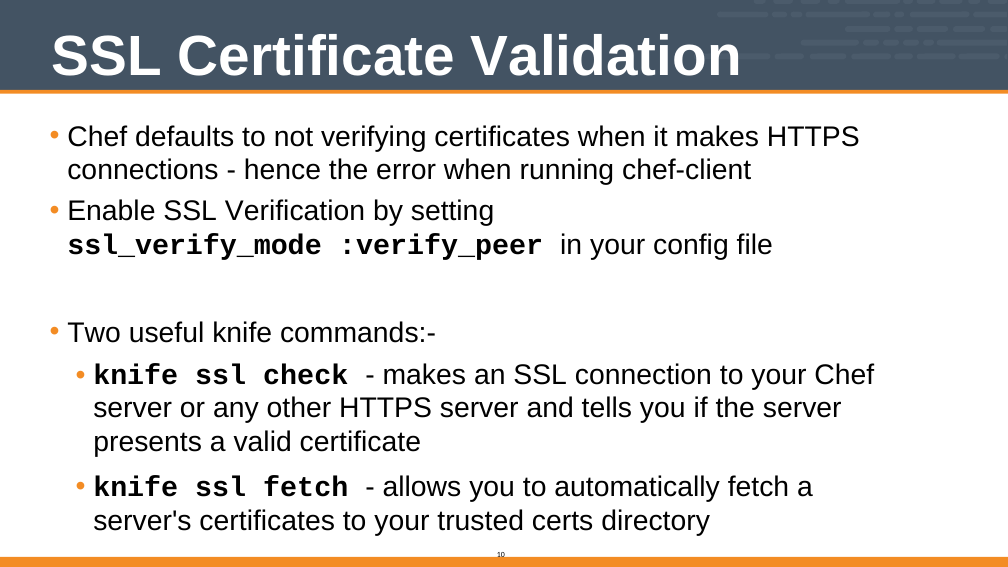
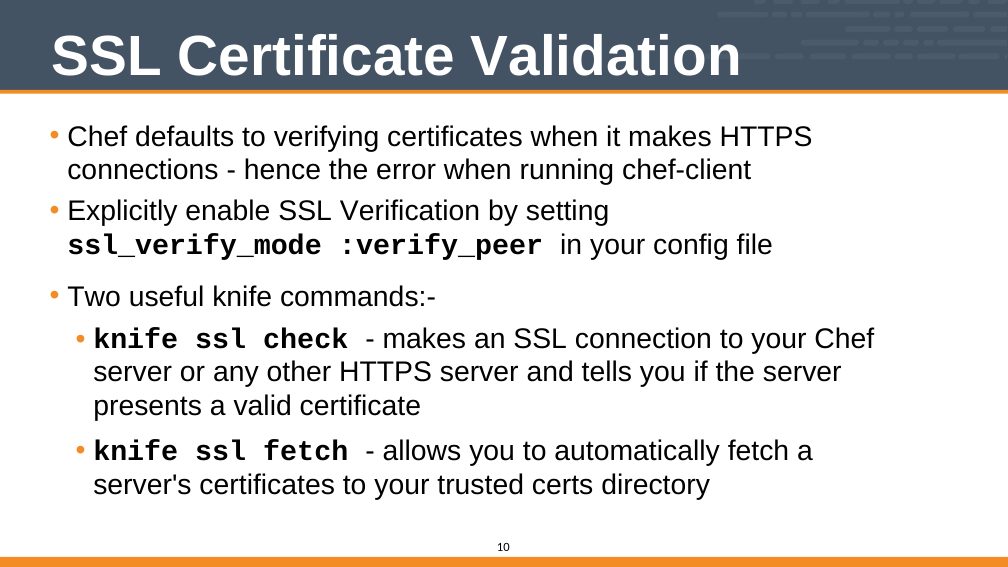
Before and after one commit to vinyar/chef-intermediate, a slide deck: slide 10 of Modules/03-Chef_Intermediate.pptx. Drawn at 1008x567 pixels with LibreOffice and Linux fonts; fonts in the diff are those of the drawing. Boxes give left, top, right and bottom in pixels: in the first picture for what was removed or moved away, otherwise in the second. Text is boxed around its words. In the diff, an @@ line names an element or a change of style, - is before the commit and + after.

```diff
--- a/Modules/03-Chef_Intermediate.pptx
+++ b/Modules/03-Chef_Intermediate.pptx
@@ text at (67,125,813,226): text changed @@
-• Chef defaults to not verifying certificates when it makes HTTPS connections - hence the error when running chef-client
-• Enable SSL Verification by setting
+• Chef defaults to verifying certificates when it makes HTTPS connections - hence the error when running chef-client
+• Explicitly enable SSL Verification by setting
@@ page number: place and size @@
-page number at (497,551,505,560)
+page number at (497,543,510,551)
@@ page number at (497,543,510,551): size 10 to 16 pt @@
```
Also in this commit, not shown: 17 other slides changed.
